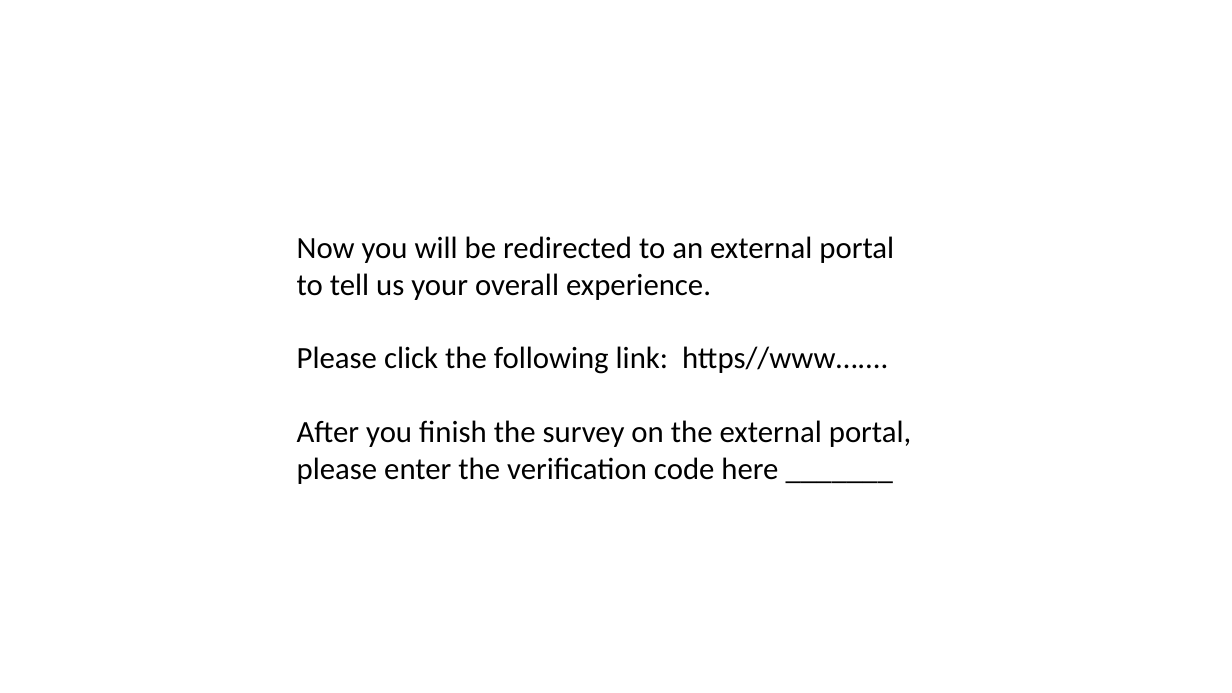
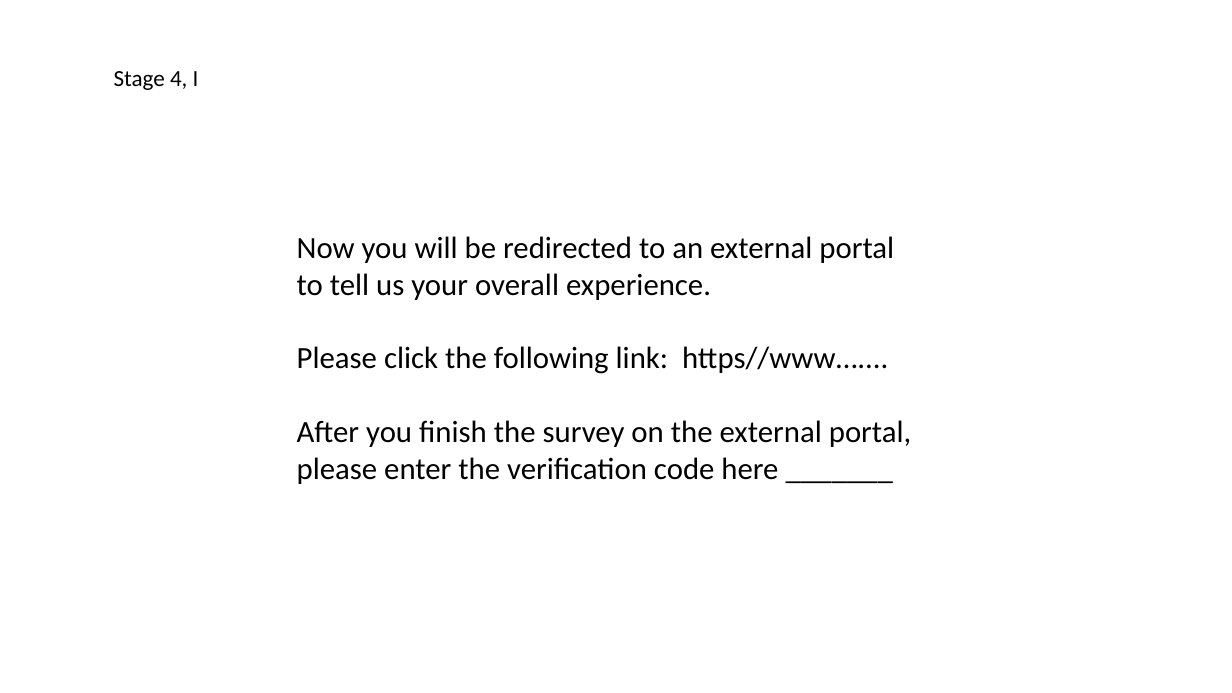
Before and after one commit to ZWLori/robo-advisor, a slide deck: slide 6 of PRD/mock-ups for Yihan's project.pptx (slide 5 before the commit). Drawn at 1232x693 pixels with LibreOffice and Linux fonts; fonts in the diff are those of the drawing. Boxes give left, top, right and bottom in pixels: in the first picture for what was removed or moved away, otherwise in the second. Text is boxed around its words. In the diff, an @@ line names an element or a change of style, - is before the commit and + after.

```diff
--- a/PRD/mock-ups for Yihan's project.pptx
+++ b/PRD/mock-ups for Yihan's project.pptx
@@ text added at <box>114,71,199,90</box>, 18 pt, text #000000 @@
+Stage 4, I
```
Also in this commit, not shown: 5 other slides changed, 1 slide added, 1 slide removed, 3 other files.
